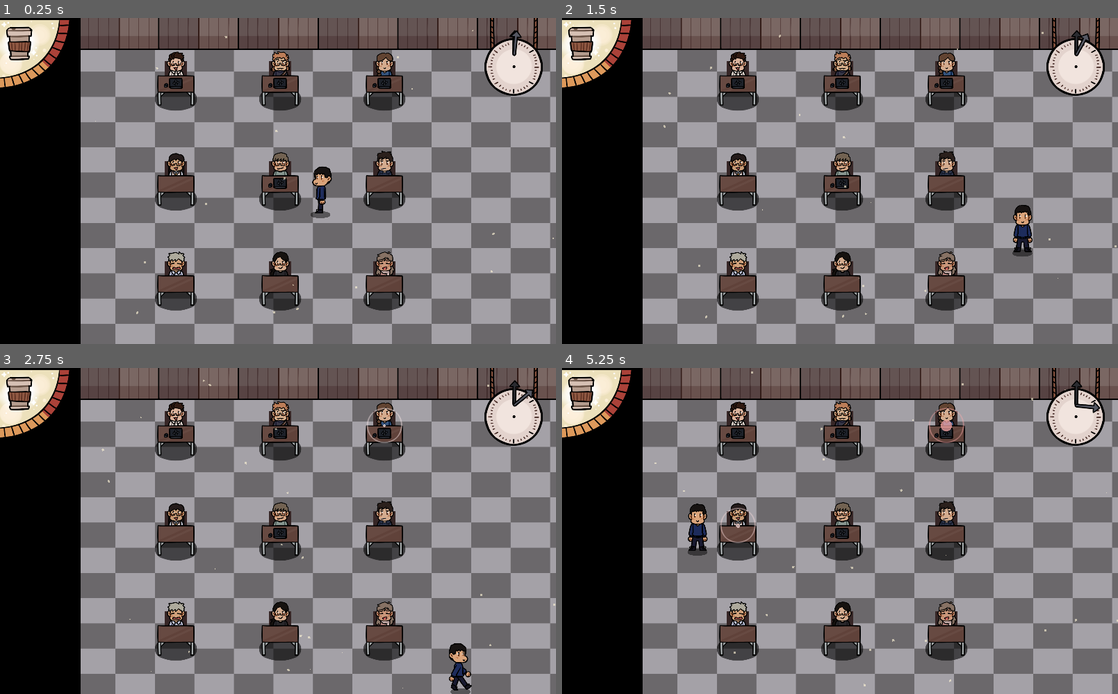
Above: before the commit, frames 1-4 (two rows, left to right).
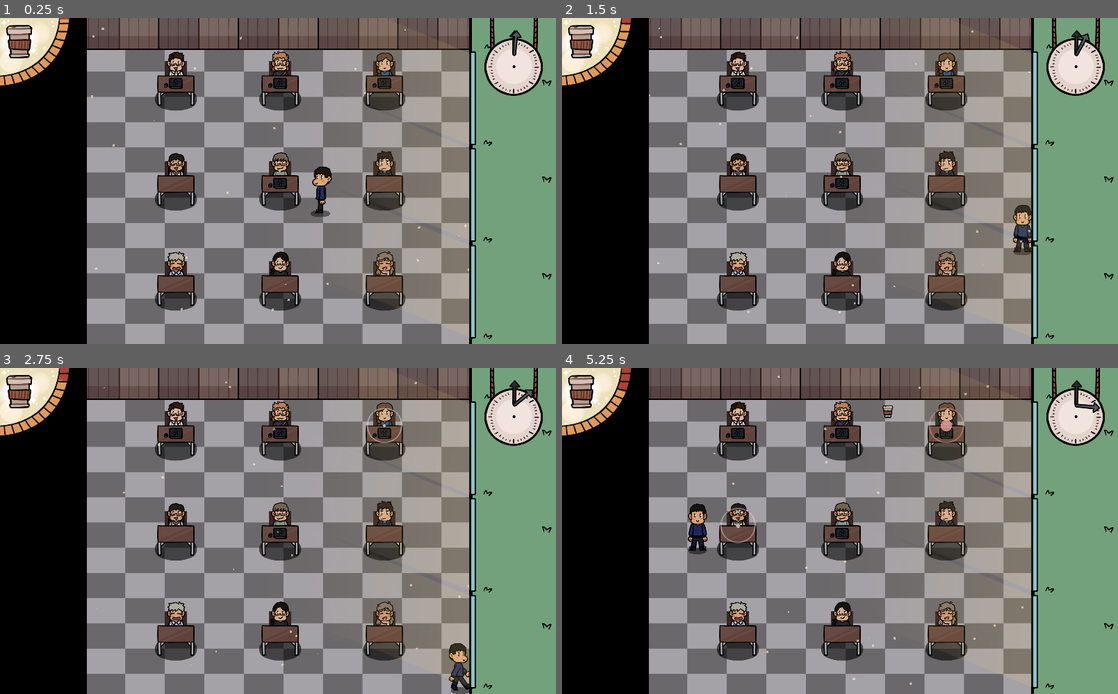
Above: after the commit, the same moments.

Repository: nyaro-p/TheTutorSimulator
Game: Godot game, scene res://Scenes/Classroom.tscn
Same seed, same stepped clock (60 frames per second), same inputs: the game is played once before the commit and once after it.
Inputs:
- Up to frame 1 (0.25 s): no input
- Up to frame 2 (1.5 s): hold D (move_right) 0.53-1.28 s; hold S (move_down) from 1.28 s (still down)
- Up to frame 3 (2.75 s): release S (move_down) at 2.03 s; hold D (move_right) from 2.03 s (still down)
- Up to frame 4 (5.25 s): release D (move_right) at 2.78 s; hold W (move_up) 2.78-3.53 s; hold A (move_left) 3.53-5.03 s; hold S (move_down) from 5.03 s (still down)

The runs differ from the first frame. In frame 1, 29% of the frame differs, in the area x 0-100%, y 0-100%; in frame 2, 29%; in frame 3, 29%; in frame 4, 29%.

Commit message:
have some coffee

Diff:
--- a/Effects/TimeEffect.gd
+++ b/Effects/TimeEffect.gd
@@ -6,20 +6,13 @@
 signal timer_finished
 
 func animate_timer(time):
-	var tween := create_tween().set_trans(Tween.TRANS_ELASTIC).set_ease(Tween.EASE_OUT)
-	tween.tween_property(bounds_mesh, "scale", Vector2(0.2, 0.2), 1.0)
-	tween.parallel().tween_property(growing_mesh, "scale", Vector2(1.0, 1.0), time).set_trans(Tween.TRANS_LINEAR).set_ease(Tween.EASE_IN_OUT)
-	tween.parallel().tween_property(growing_mesh, "modulate", Color(1, 0, 0, 0.470588), time).set_trans(Tween.TRANS_LINEAR).set_ease(Tween.EASE_IN_OUT)
-	tween.parallel().tween_property(bounds_mesh, "modulate", Color(1, 0, 0, 0.470588), time).set_trans(Tween.TRANS_LINEAR).set_ease(Tween.EASE_IN_OUT)
+	var tween := create_tween().set_trans(Tween.TRANS_LINEAR).set_ease(Tween.EASE_IN_OUT)
+	tween.tween_property(bounds_mesh, "scale", Vector2(0.2, 0.2), 1.0).set_trans(Tween.TRANS_ELASTIC).set_ease(Tween.EASE_OUT)
+	tween.parallel().tween_property(growing_mesh, "scale", Vector2(1.0, 1.0), time)
+	tween.parallel().tween_property(growing_mesh, "modulate", Color(1, 0, 0, 0.470588), time)
+	tween.parallel().tween_property(bounds_mesh, "modulate", Color(1, 0, 0, 0.470588), time)
 	tween.connect("finished", self, "finished")
 
 func finished():
 	emit_signal("timer_finished")
 	queue_free()
-
-#func _physics_process(delta):
-#	mesh.scale.x = lerp(mesh.scale.x, 1, 2 * delta)
-#	mesh.scale.y = mesh.scale.x
-#
-#	if mesh.scale.y > 0.99:
-#		get_parent().queue_free()
--- a/Prefabs/Items/Coffee/Coffee.tscn
+++ b/Prefabs/Items/Coffee/Coffee.tscn
@@ -1,11 +1,21 @@
-[gd_scene load_steps=2 format=2]
+[gd_scene load_steps=3 format=2]
 
 [ext_resource path="res://Prefabs/Items/Coffee/Coffee_Spritesheet.png" type="Texture" id=1]
+
+[sub_resource type="CircleShape2D" id=1]
+radius = 4.0
 
 [node name="Coffee" type="Node2D"]
 
 [node name="Sprite" type="Sprite" parent="."]
 position = Vector2( 0, -3 )
-scale = Vector2( 0.12, 0.12 )
+scale = Vector2( 0.2, 0.2 )
 texture = ExtResource( 1 )
 hframes = 4
+
+[node name="Area2D" type="Area2D" parent="."]
+collision_layer = 2
+collision_mask = 0
+
+[node name="CollisionShape2D" type="CollisionShape2D" parent="Area2D"]
+shape = SubResource( 1 )
--- a/Prefabs/Player/Animations/RunDown.tres
+++ b/Prefabs/Player/Animations/RunDown.tres
@@ -28,3 +28,15 @@
 "update": 1,
 "values": [ 2, 0, 3, 0 ]
 }
+tracks/2/type = "value"
+tracks/2/path = NodePath("Shadow:scale")
+tracks/2/interp = 1
+tracks/2/loop_wrap = true
+tracks/2/imported = false
+tracks/2/enabled = true
+tracks/2/keys = {
+"times": PoolRealArray( 0, 0.1, 0.2, 0.3 ),
+"transitions": PoolRealArray( 1, 1, 1, 1 ),
+"update": 0,
+"values": [ Vector2( 0.08, 0.08 ), Vector2( 0.09, 0.09 ), Vector2( 0.08, 0.08 ), Vector2( 0.09, 0.09 ) ]
+}
--- a/Prefabs/Player/Animations/RunLeft.tres
+++ b/Prefabs/Player/Animations/RunLeft.tres
@@ -28,3 +28,15 @@
 "update": 1,
 "values": [ 5, 4, 6, 4 ]
 }
+tracks/2/type = "value"
+tracks/2/path = NodePath("Shadow:scale")
+tracks/2/interp = 1
+tracks/2/loop_wrap = true
+tracks/2/imported = false
+tracks/2/enabled = true
+tracks/2/keys = {
+"times": PoolRealArray( 0, 0.1, 0.2, 0.3 ),
+"transitions": PoolRealArray( 1, 1, 1, 1 ),
+"update": 0,
+"values": [ Vector2( 0.08, 0.08 ), Vector2( 0.09, 0.09 ), Vector2( 0.08, 0.08 ), Vector2( 0.09, 0.09 ) ]
+}
--- a/Prefabs/Player/Animations/RunRight.tres
+++ b/Prefabs/Player/Animations/RunRight.tres
@@ -28,3 +28,15 @@
 "update": 1,
 "values": [ 11, 10, 12, 10 ]
 }
+tracks/2/type = "value"
+tracks/2/path = NodePath("Shadow:scale")
+tracks/2/interp = 1
+tracks/2/loop_wrap = true
+tracks/2/imported = false
+tracks/2/enabled = true
+tracks/2/keys = {
+"times": PoolRealArray( 0, 0.1, 0.2, 0.3 ),
+"transitions": PoolRealArray( 1, 1, 1, 1 ),
+"update": 0,
+"values": [ Vector2( 0.08, 0.08 ), Vector2( 0.09, 0.09 ), Vector2( 0.08, 0.08 ), Vector2( 0.09, 0.09 ) ]
+}
--- a/Prefabs/Player/Animations/RunUp.tres
+++ b/Prefabs/Player/Animations/RunUp.tres
@@ -28,3 +28,15 @@
 "update": 1,
 "values": [ 8, 7, 9, 7 ]
 }
+tracks/2/type = "value"
+tracks/2/path = NodePath("Shadow:scale")
+tracks/2/interp = 1
+tracks/2/loop_wrap = true
+tracks/2/imported = false
+tracks/2/enabled = true
+tracks/2/keys = {
+"times": PoolRealArray( 0, 0.1, 0.2, 0.3 ),
+"transitions": PoolRealArray( 1, 1, 1, 1 ),
+"update": 0,
+"values": [ Vector2( 0.08, 0.08 ), Vector2( 0.09, 0.09 ), Vector2( 0.08, 0.08 ), Vector2( 0.09, 0.09 ) ]
+}
--- a/Prefabs/Player/Player.gd
+++ b/Prefabs/Player/Player.gd
@@ -7,9 +7,12 @@
 var velocity := Vector2.ZERO
 var input_vector := Vector2.ZERO
 
+onready var collectArea = $CollectArea
 onready var areaPivot = $"%AreaPivot"
 onready var animationTree = $"%AnimationTree"
 onready var animationState = animationTree.get("parameters/playback")
+
+signal coffee_collected
 
 func _ready():
 	Input.set_mouse_mode(Input.MOUSE_MODE_HIDDEN)
@@ -34,3 +37,8 @@
 		animationState.travel("Idle")
 
 	velocity = move_and_slide(velocity)
+
+
+func _on_CollectArea_area_entered(area):
+	emit_signal("coffee_collected")
+	area.get_parent().queue_free()
--- a/Prefabs/Player/Player.tscn
+++ b/Prefabs/Player/Player.tscn
@@ -120,6 +120,18 @@
 "update": 0,
 "values": [ 0 ]
 }
+tracks/3/type = "value"
+tracks/3/path = NodePath("Shadow:scale")
+tracks/3/interp = 1
+tracks/3/loop_wrap = true
+tracks/3/imported = false
+tracks/3/enabled = true
+tracks/3/keys = {
+"times": PoolRealArray( 0 ),
+"transitions": PoolRealArray( 1 ),
+"update": 0,
+"values": [ Vector2( 0.09, 0.09 ) ]
+}
 
 [sub_resource type="CapsuleShape2D" id=22]
 radius = 12.0
@@ -130,11 +142,12 @@
 
 [node name="Shadow" type="Sprite" parent="."]
 modulate = Color( 1, 1, 1, 0.470588 )
-position = Vector2( 0, 7 )
+position = Vector2( 0, 6 )
 scale = Vector2( 0.09, 0.09 )
 texture = ExtResource( 11 )
 
 [node name="CollisionShape2D" type="CollisionShape2D" parent="."]
+visible = false
 shape = SubResource( 2 )
 
 [node name="AreaPivot" type="Node2D" parent="."]
@@ -144,6 +157,7 @@
 position = Vector2( 0, 16 )
 
 [node name="CollisionShape2D" type="CollisionShape2D" parent="AreaPivot/CheckingArea"]
+visible = false
 shape = SubResource( 5 )
 
 [node name="Sprite" type="Sprite" parent="."]
@@ -176,5 +190,8 @@
 collision_mask = 2
 
 [node name="CollisionShape2D" type="CollisionShape2D" parent="CollectArea"]
+visible = false
 position = Vector2( 0, -14 )
 shape = SubResource( 22 )
+
+[connection signal="area_entered" from="CollectArea" to="." method="_on_CollectArea_area_entered"]
--- /dev/null
+++ b/Prefabs/UI/Manometer.gd
@@ -0,0 +1,12 @@
+extends Node2D
+
+onready var pivot = $YellowPivot
+
+func decrease(value):
+	pivot.rotation_degrees += value
+	pivot.rotation_degrees = clamp(pivot.rotation_degrees, 0, 90)
+
+func increase(value):
+	var new_rotation = pivot.rotation_degrees - value
+	var tween := create_tween().set_trans(Tween.TRANS_LINEAR).set_ease(Tween.EASE_IN_OUT)
+	tween.tween_property(pivot, "rotation_degrees", new_rotation, 0.4)
--- a/Prefabs/UI/Manometer.tscn
+++ b/Prefabs/UI/Manometer.tscn
@@ -1,25 +1,27 @@
-[gd_scene load_steps=4 format=2]
+[gd_scene load_steps=5 format=2]
 
 [ext_resource path="res://Assets/Manameter_bar_empty.png" type="Texture" id=1]
 [ext_resource path="res://Assets/Manameter_bar_full.png" type="Texture" id=2]
 [ext_resource path="res://Assets/Manameter_base.png" type="Texture" id=3]
+[ext_resource path="res://Prefabs/UI/Manometer.gd" type="Script" id=4]
 
 [node name="Manometer" type="Node2D"]
+script = ExtResource( 4 )
 
 [node name="Red" type="Sprite" parent="."]
-position = Vector2( 33, 34 )
+position = Vector2( 33, 32.25 )
 scale = Vector2( 0.25, 0.25 )
 texture = ExtResource( 1 )
 
 [node name="YellowPivot" type="Node2D" parent="."]
-rotation = 0.764454
+position = Vector2( 0, 0.25 )
 
 [node name="Yellow" type="Sprite" parent="YellowPivot"]
-position = Vector2( 33, 34 )
+position = Vector2( 33, 32 )
 scale = Vector2( 0.25, 0.25 )
 texture = ExtResource( 2 )
 
 [node name="Sprite" type="Sprite" parent="."]
-position = Vector2( 33, 34 )
+position = Vector2( 33, 32.25 )
 scale = Vector2( 0.25, 0.25 )
 texture = ExtResource( 3 )
--- a/Scenes/Classroom.tscn
+++ b/Scenes/Classroom.tscn
@@ -7,12 +7,15 @@
 [ext_resource path="res://Assets/Wall.png" type="Texture" id=5]
 [ext_resource path="res://Prefabs/UI/Clock.tscn" type="PackedScene" id=6]
 [ext_resource path="res://Prefabs/UI/Manometer.tscn" type="PackedScene" id=7]
+[ext_resource path="res://Assets/Lightray.png" type="Texture" id=8]
+[ext_resource path="res://Assets/Outside.png" type="Texture" id=9]
+[ext_resource path="res://Assets/Outside2.png" type="Texture" id=10]
 
 [sub_resource type="RectangleShape2D" id=1]
 extents = Vector2( 660, 20 )
 
 [sub_resource type="RectangleShape2D" id=2]
-extents = Vector2( 96.25, 345 )
+extents = Vector2( 91.25, 345 )
 
 [sub_resource type="RectangleShape2D" id=3]
 extents = Vector2( 105, 345 )
@@ -29,12 +32,12 @@
 [sub_resource type="ParticlesMaterial" id=5]
 lifetime_randomness = 0.48
 emission_shape = 2
-emission_box_extents = Vector3( 300, 150, 1 )
+emission_box_extents = Vector3( 200, 150, 1 )
 flag_disable_z = true
 direction = Vector3( 0, 0, 0 )
 spread = 180.0
 gravity = Vector3( 0, 0, 0 )
-initial_velocity = 6.0
+initial_velocity = 4.0
 orbit_velocity = 0.0
 orbit_velocity_random = 0.0
 angle = -99.8
@@ -53,13 +56,14 @@
 position = Vector2( 473, 34 )
 
 [node name="Manometer" parent="UI" instance=ExtResource( 7 )]
+unique_name_in_owner = true
 
 [node name="Background" type="Node2D" parent="."]
 
 [node name="TextureRect" type="TextureRect" parent="Background"]
-margin_left = -3.00002
+margin_left = 79.0
 margin_top = 2.99998
-margin_right = 1306.0
+margin_right = 971.0
 margin_bottom = 799.0
 rect_scale = Vector2( 0.4, 0.4 )
 texture = ExtResource( 4 )
@@ -67,7 +71,7 @@
 
 [node name="TextureRect2" type="TextureRect" parent="Background"]
 margin_top = -2.0
-margin_right = 2595.0
+margin_right = 2179.0
 margin_bottom = 155.0
 rect_scale = Vector2( 0.2, 0.2 )
 texture = ExtResource( 5 )
@@ -81,7 +85,8 @@
 shape = SubResource( 1 )
 
 [node name="CollisionShape2D2" type="CollisionShape2D" parent="Background/StaticBody2D"]
-position = Vector2( 86.25, 422.5 )
+position = Vector2( 108.75, 422.5 )
+scale = Vector2( 1, 1 )
 shape = SubResource( 2 )
 
 [node name="CollisionShape2D3" type="CollisionShape2D" parent="Background/StaticBody2D"]
@@ -131,6 +136,7 @@
 unique_name_in_owner = true
 
 [node name="Player" parent="Room" instance=ExtResource( 2 )]
+unique_name_in_owner = true
 position = Vector2( 295, 174 )
 
 [node name="Particles2D" type="Particles2D" parent="."]
@@ -140,8 +146,67 @@
 preprocess = 22.02
 process_material = SubResource( 5 )
 
-[node name="ColorRect" type="ColorRect" parent="."]
-margin_left = -6.0
-margin_right = 74.0
-margin_bottom = 324.0
+[node name="Outside4" type="Node2D" parent="."]
+
+[node name="WallLeft" type="ColorRect" parent="Outside4"]
+margin_top = 1.52588e-05
+margin_right = 80.0
+margin_bottom = 326.0
 color = Color( 0, 0, 0, 1 )
+
+[node name="WallRight" type="ColorRect" parent="Outside4"]
+margin_left = 432.0
+margin_top = 1.52588e-05
+margin_right = 441.0
+margin_bottom = 327.0
+color = Color( 0, 0, 0, 1 )
+
+[node name="Lightray" type="Sprite" parent="Outside4"]
+modulate = Color( 1, 1, 1, 0.156863 )
+position = Vector2( 340, 46 )
+scale = Vector2( 0.33, 0.33 )
+texture = ExtResource( 8 )
+flip_h = true
+
+[node name="Lightray2" type="Sprite" parent="Outside4"]
+modulate = Color( 1, 1, 1, 0.156863 )
+position = Vector2( 340, 134 )
+scale = Vector2( 0.33, 0.33 )
+texture = ExtResource( 8 )
+flip_h = true
+
+[node name="Lightray3" type="Sprite" parent="Outside4"]
+modulate = Color( 1, 1, 1, 0.156863 )
+position = Vector2( 340, 223 )
+scale = Vector2( 0.33, 0.33 )
+texture = ExtResource( 8 )
+flip_h = true
+
+[node name="Outside" type="Sprite" parent="Outside4"]
+position = Vector2( 490, 74 )
+scale = Vector2( 0.2, 0.2 )
+texture = ExtResource( 9 )
+
+[node name="Outside5" type="Sprite" parent="Outside4"]
+position = Vector2( 491, -14 )
+scale = Vector2( 0.2, 0.2 )
+texture = ExtResource( 10 )
+
+[node name="Outside2" type="Sprite" parent="Outside4"]
+position = Vector2( 490, 163 )
+scale = Vector2( 0.2, 0.2 )
+texture = ExtResource( 9 )
+
+[node name="Outside3" type="Sprite" parent="Outside4"]
+position = Vector2( 490, 252 )
+scale = Vector2( 0.2, 0.2 )
+texture = ExtResource( 9 )
+
+[node name="Outside4" type="Sprite" parent="Outside4"]
+position = Vector2( 491, 340 )
+scale = Vector2( 0.2, 0.2 )
+texture = ExtResource( 10 )
+
+[node name="Items" type="Node2D" parent="."]
+
+[node name="ItemTimer" type="Timer" parent="."]
--- a/Scenes/GameController.gd
+++ b/Scenes/GameController.gd
@@ -1,30 +1,64 @@
 extends Node2D
+
+onready var Coffee = preload("res://Prefabs/Items/Coffee/Coffee.tscn")
 
 onready var students = $"%Students"
 onready var timer = $"%Timer"
+onready var itemTimer = $ItemTimer
 onready var clock = $"%Clock"
+onready var manometer = $"%Manometer"
+onready var player = $"%Player"
 
 var rate_time = 1
+var item_rate_time = 1
 var active_time = 10.0
 
 func _ready():
 	randomize()
+	#Student questions
 	timer.start(2.0 + float(randi() % rate_time))
 	timer.connect("timeout", self, "on_timeout")
+	#Coffee dropping
+	itemTimer.start(5.0 + float(randi() % item_rate_time))
+	itemTimer.connect("timeout", self, "on_itemTimeout")
 
 	var children = students.get_children()
 
 	for i in children.size():
 		children[i].person.frame = i
 
+	player.connect("coffee_collected", self, "adjust_manometer")
+
 
 func on_timeout():
 	var children = students.get_children()
 	if children.size() > 0:
 		while true:
-			print("checking")
 			var child = children[randi() % children.size()]
 			if !child.is_on_timer:
 				child.start_timer(active_time)
 				break
-			print("check failed")
+
+
+func on_itemTimeout():
+	var coffee = Coffee.instance()
+	$Items.add_child(coffee)
+	var end_position
+	if randi() % 2 == 1:
+		coffee.global_position = Vector2(210, 20)
+		end_position = Vector2(210, 290)
+	else:
+		coffee.global_position = Vector2(300, 20)
+		end_position = Vector2(300, 290)
+
+	var tween := create_tween().set_trans(Tween.TRANS_LINEAR).set_ease(Tween.EASE_IN_OUT)
+	tween.tween_property(coffee, "position", end_position, 4.0)
+
+	itemTimer.start(4.0 + float(randi() % item_rate_time))
+
+func _physics_process(delta):
+	manometer.decrease(4.0 * delta)
+
+
+func adjust_manometer():
+	manometer.increase(10.0)
Not shown: 1 places in Scenes/Classroom.tscn that only renumber resources
